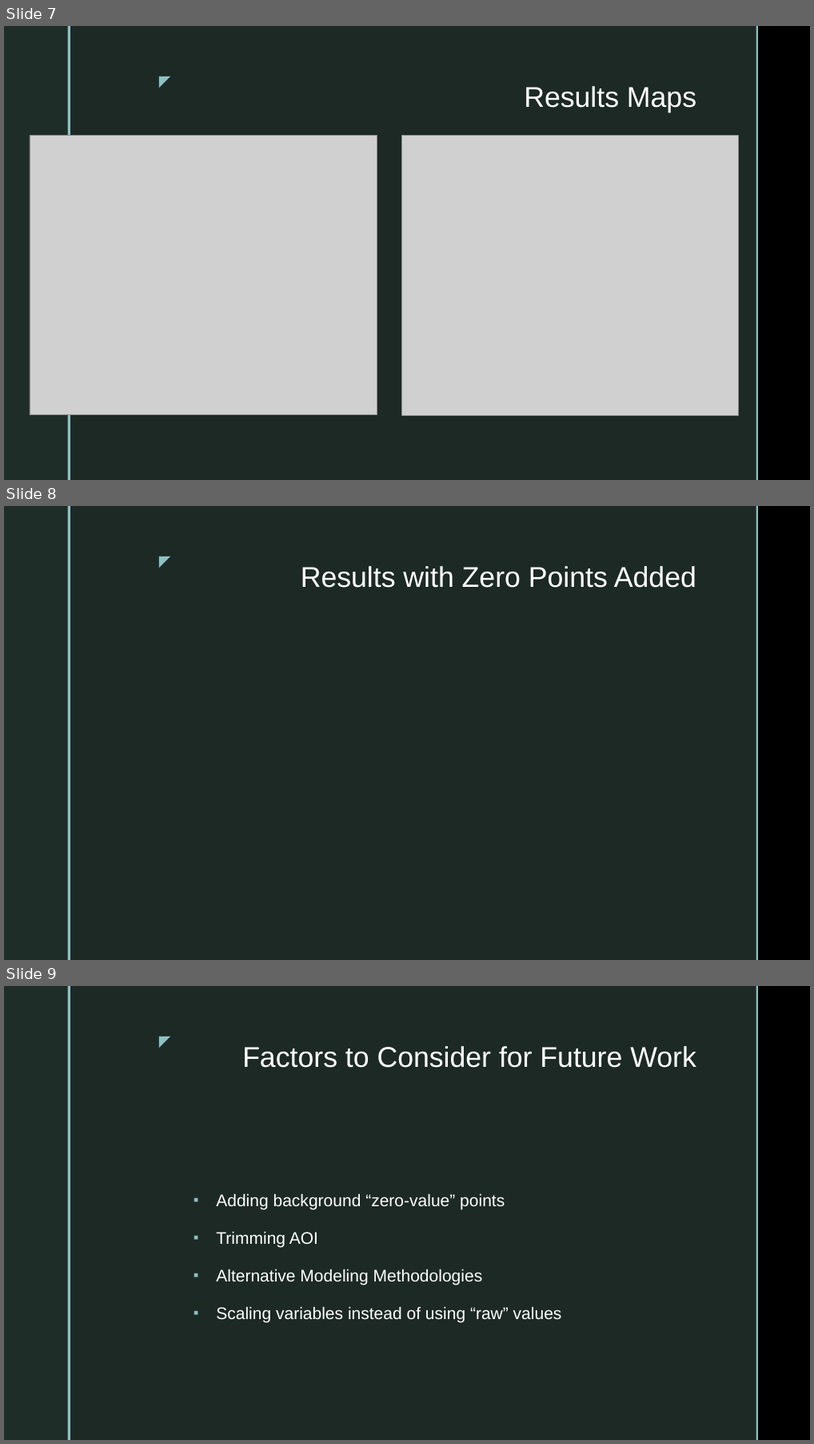
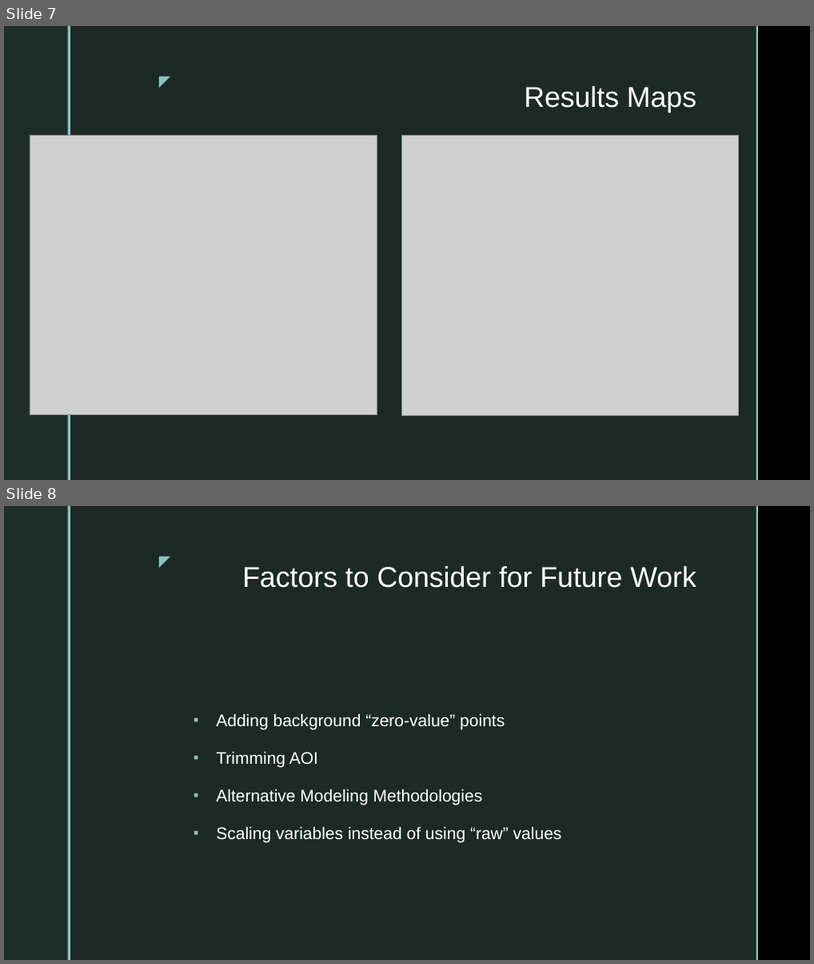
Before and after one commit to gshelor/GEOG607, a slide deck: Project/GEOG607FinalPresentation.pptx. Shown one above the other, each under a label of ours: slides 7, 8 and 9 before the commit, slides 7 and 8 after it. The pictures are 814x1444 and 814x964 pixels, drawn with LibreOffice and Linux fonts; fonts in the diff are those of the drawing; grey boxes stand for pictures; background and template pictures are left out. Boxes give left, top, right and bottom in pixels: in the first picture for what was removed or moved away, otherwise in the second. Text is boxed around its words. In the diff, an @@ line names an element or a change of style, - is before the commit and + after.

```diff
--- a/Project/GEOG607FinalPresentation.pptx
+++ b/Project/GEOG607FinalPresentation.pptx
@@ slide 8 removed at (4, 506, 810, 960), background picture (left out); not listed: 5 template elements that a slide beside it also shows @@
@@ title removed at (301, 566, 697, 588) @@
-Results with Zero Points Added
@@ what was slide 9 is now slide 8 @@
```
Also in this commit, not shown: 3 slides changed, 3 other files.
